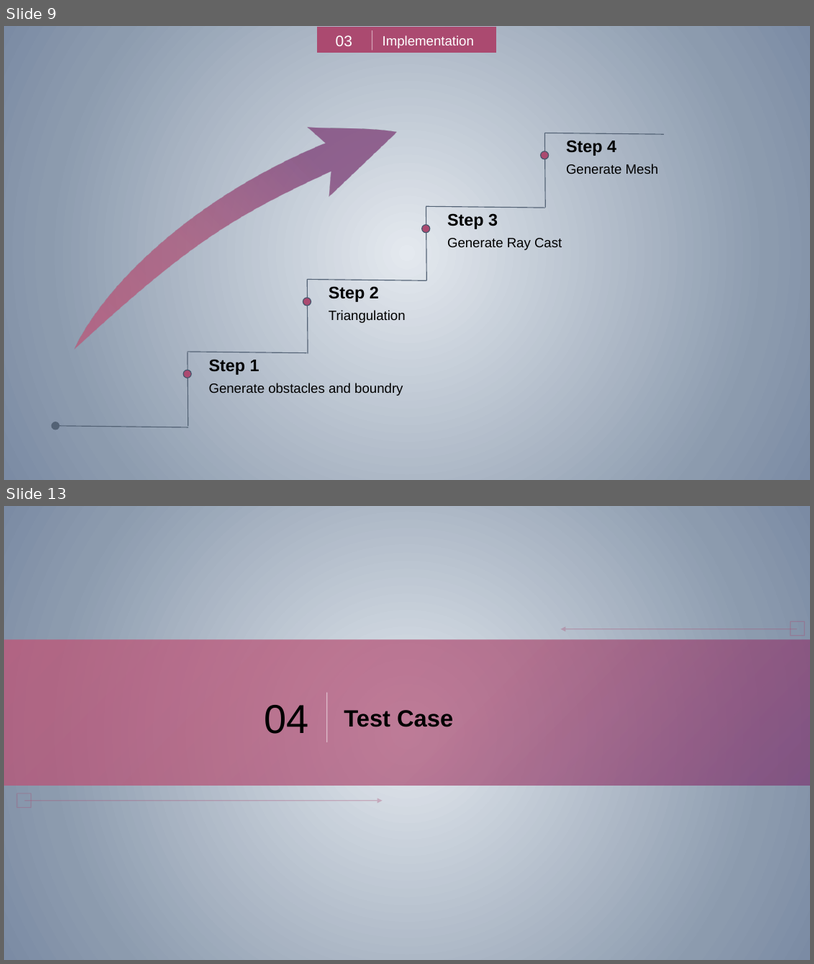
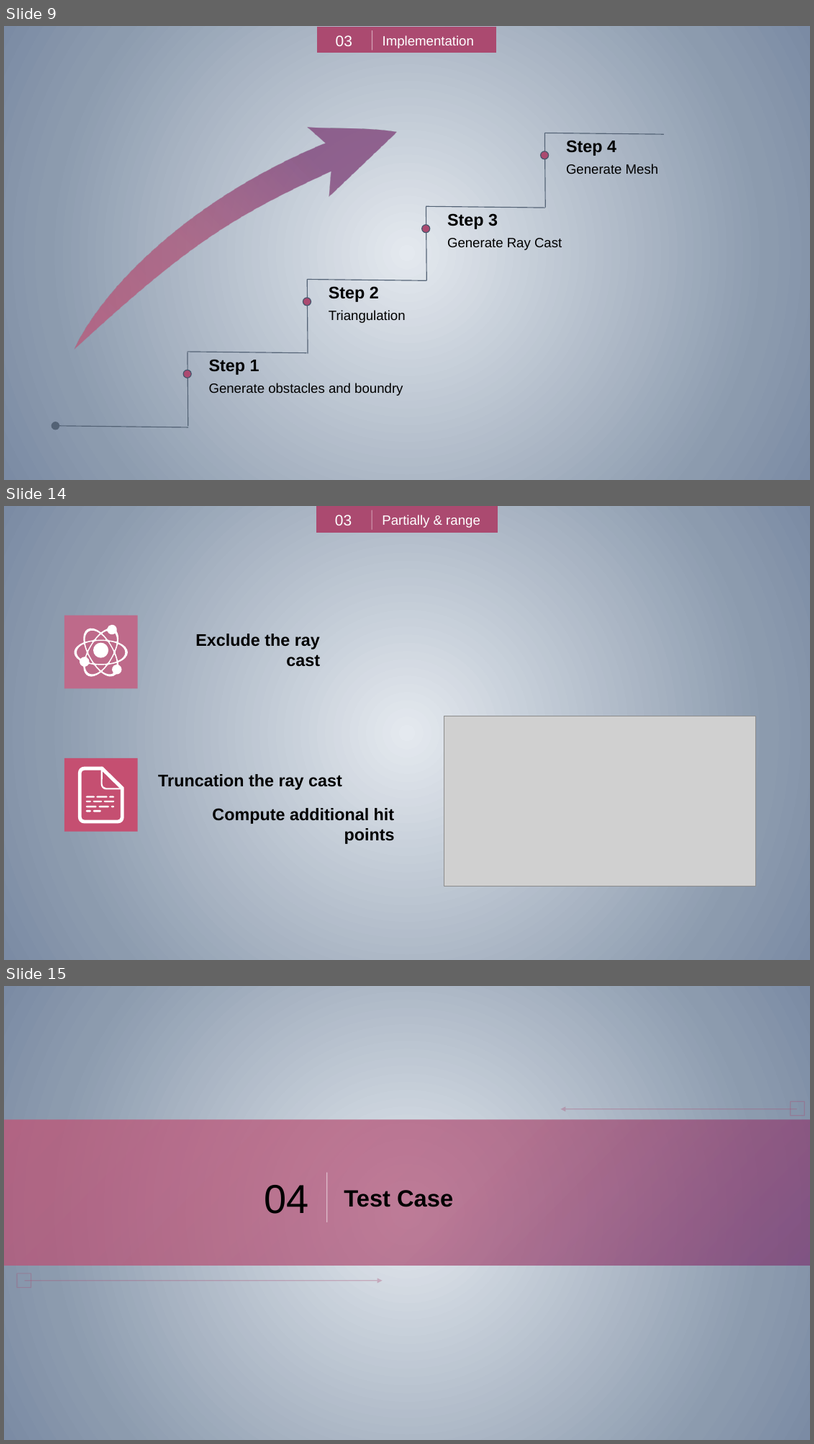
Before and after one commit to zhuangzhuang131419/McGill, a slide deck: COMP396/Presentation.pptx. Shown one above the other, each under a label of ours: slides 9 and 13 before the commit, slides 9, 14 and 15 after it; the slides between them are not shown. The pictures are 814x964 and 814x1444 pixels, drawn with LibreOffice and Linux fonts; fonts in the diff are those of the drawing; grey boxes stand for pictures. Boxes give left, top, right and bottom in pixels: in the first picture for what was removed or moved away, otherwise in the second. Text is boxed around its words. In the diff, an @@ line names an element or a change of style, - is before the commit and + after.

Commit message:
fix slide (ray cast)

```diff
--- a/COMP396/Presentation.pptx
+++ b/COMP396/Presentation.pptx
@@ slide 14 added at box(4, 506, 810, 960), background gradient #E4E9EF to #8C9BAE to #7B8BA4 @@
@@ group added at box(317, 507, 498, 532): 2 texts, 1 rectangle, 1 line @@
+Partially & range
+03
@@ rectangle added at box(64, 615, 138, 689), fill #BE6A8A @@
@@ freeform shape added at box(71, 624, 131, 680), fill #FFFFFF @@
@@ text added at box(196, 633, 320, 667), 20 pt, text #000000, bold @@
+Exclude the ray cast
@@ freeform shape added at box(93, 643, 108, 658), fill #FFFFFF @@
@@ picture added at box(445, 716, 756, 886) @@
@@ group added at box(64, 758, 138, 831): 13 freeform shapes, 1 rectangle @@
@@ text added at box(158, 774, 342, 790), 20 pt, text #000000, bold @@
+Truncation the ray cast
@@ text added at box(212, 808, 395, 844), 20 pt, text #000000, bold @@
+Compute additional hit points
@@ what was slide 13 is now slide 15 @@
```
Also in this commit, not shown: 6 slides changed, 1 other slide added, 1 slide removed.
